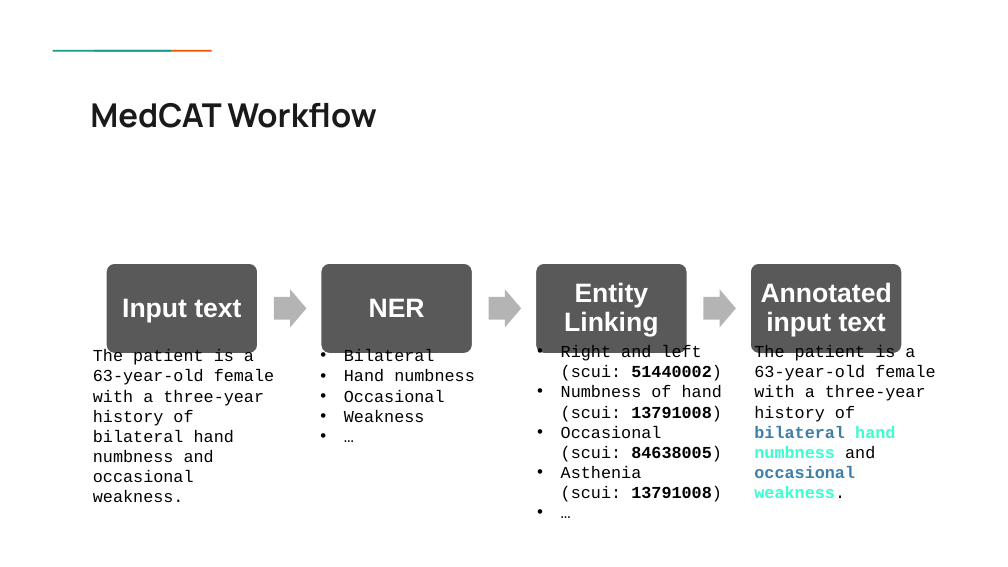
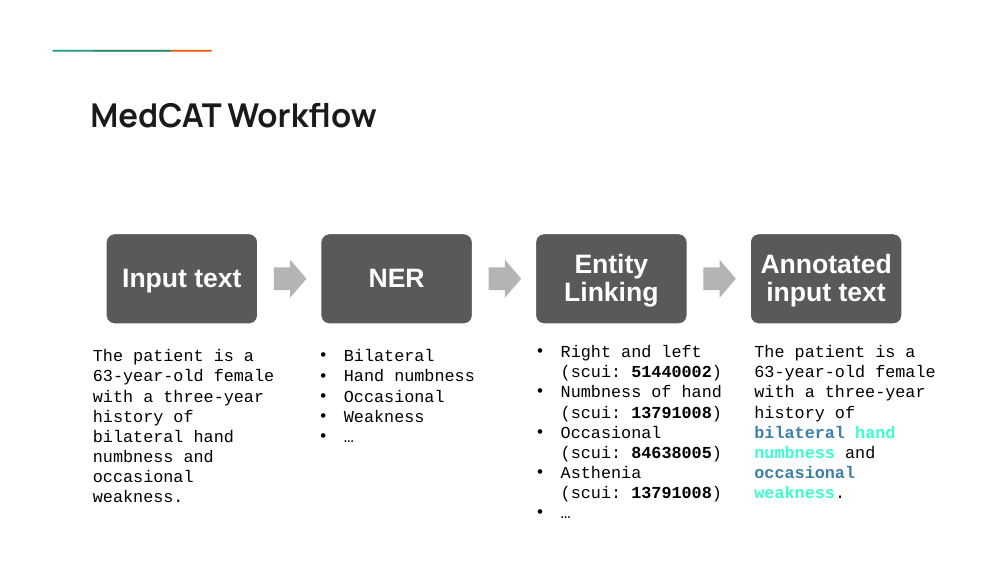
Before and after one commit to ProjectDossier/essir-medical-session, a slide deck: slide 18 of presentations/Introduction to Information Extraction_KB.pptx. Drawn at 1008x567 pixels with LibreOffice and Linux fonts; fonts in the diff are those of the drawing; background and template pictures are left out. Boxes give left, top, right and bottom in pixels: in the first picture for what was removed or moved away, otherwise in the second. Text is boxed around its words. In the diff, an @@ line names an element or a change of style, - is before the commit and + after.

```diff
--- a/presentations/Introduction to Information Extraction_KB.pptx
+++ b/presentations/Introduction to Information Extraction_KB.pptx
@@ 4 texts, 4 rounded rectangles, 3 right arrows: place and size @@
-4 texts, 4 rounded rectangles, 3 right arrows at [105,262,902,354]
+4 texts, 4 rounded rectangles, 3 right arrows at [105,233,902,325]
```
Also in this commit, not shown: 2 other slides changed, 1 other file.
